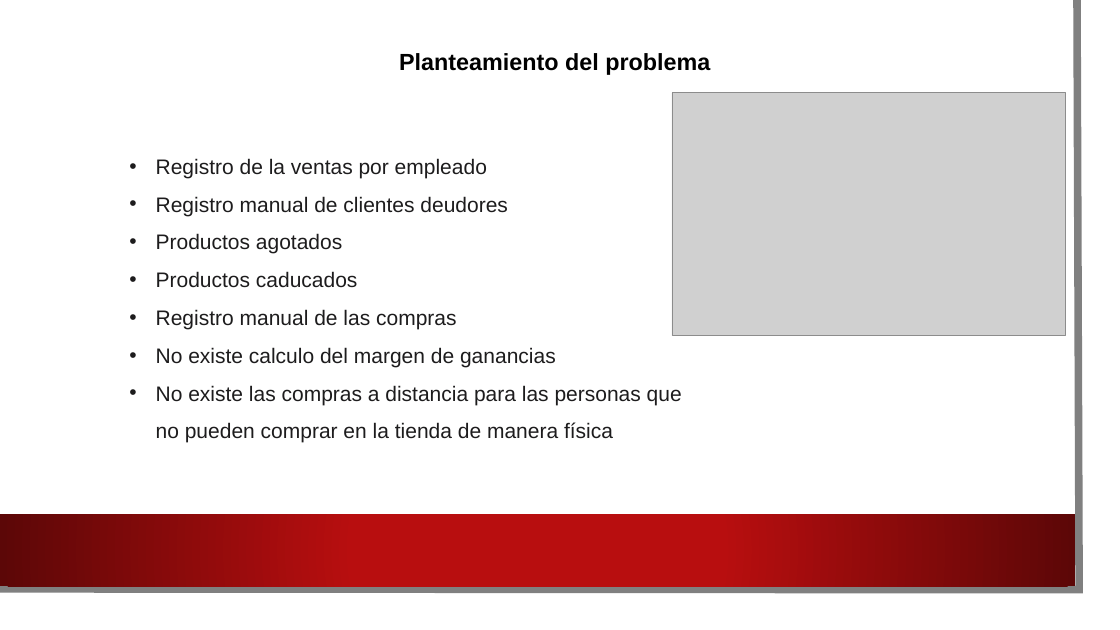
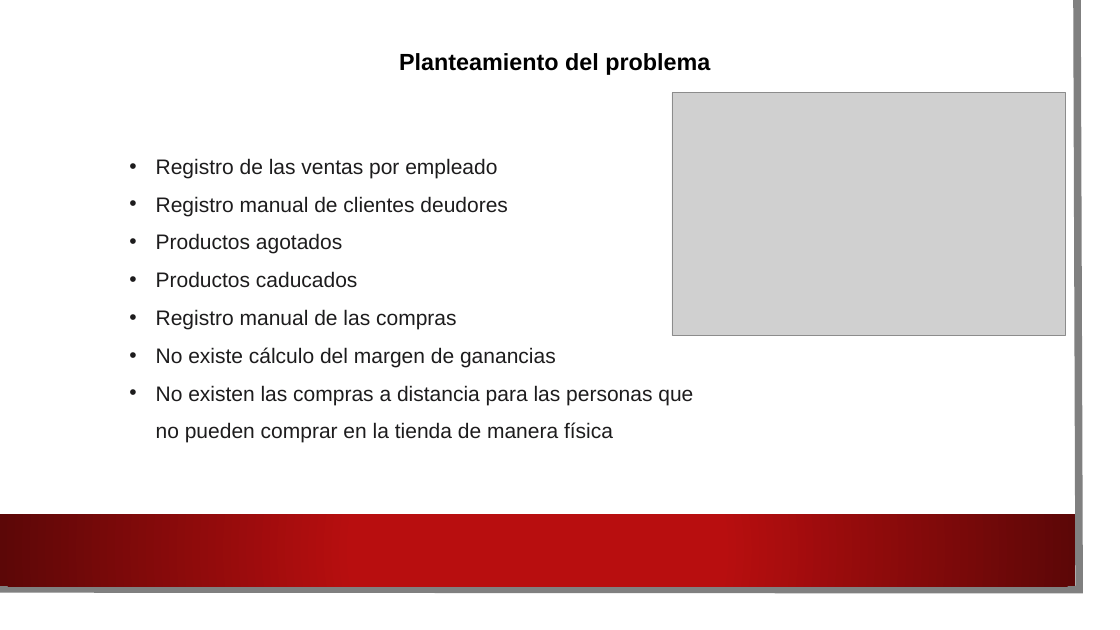
Before and after one commit to HeberZabdiel/FarmaciaGiDocumentos, a slide deck: slide 3 of Presentacion asesor uno.pptx. Drawn at 1120x630 pixels with LibreOffice and Linux fonts; fonts in the diff are those of the drawing; grey boxes stand for pictures; background and template pictures are left out. Boxes give left, top, right and bottom in pixels: in the first picture for what was removed or moved away, otherwise in the second. Text is boxed around its words. In the diff, an @@ line names an element or a change of style, - is before the commit and + after.

```diff
--- a/Presentacion asesor uno.pptx
+++ b/Presentacion asesor uno.pptx
@@ text at bbox=[156, 158, 497, 178]: text changed @@
-• Registro de la ventas por empleado
+• Registro de las ventas por empleado
@@ text at bbox=[156, 347, 693, 443]: text changed @@
-• No existe calculo del margen de ganancias
-• No existe las compras a distancia para las personas que
-  no pueden comprar en la tienda de manera física
+• No existe cálculo del margen de ganancias
+• No existen las compras a distancia para las personas que
+  no pueden comprar en la tienda de manera física
```
Also in this commit, not shown: 1 other slide changed, 5 other files.
